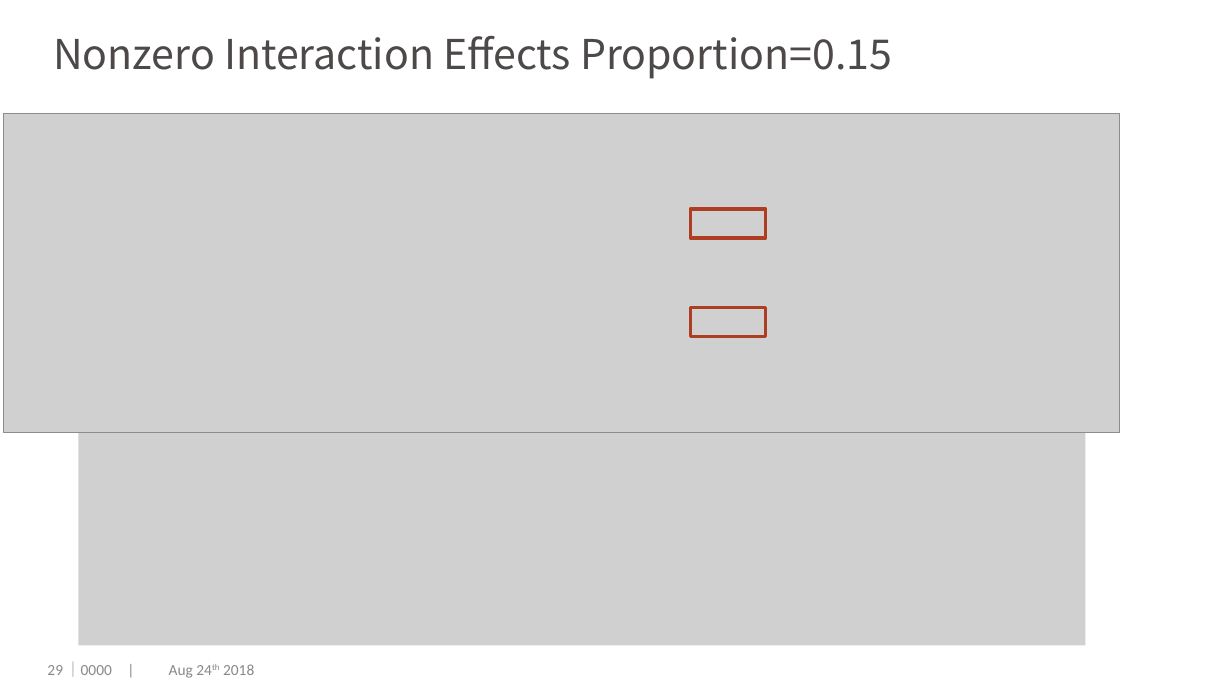
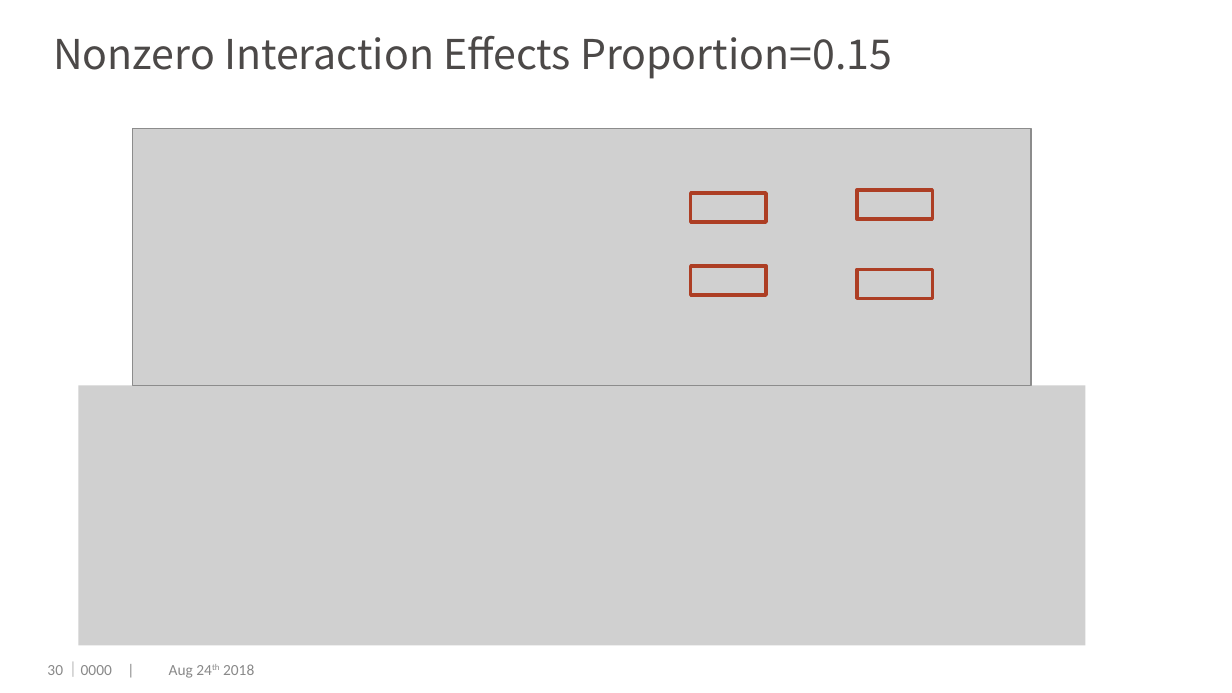
Before and after one commit to dengwx11/GroupLasso, a slide deck: slide 31 of manu & slides/Final.pptx (slide 30 before the commit). Drawn at 1232x693 pixels with LibreOffice and Linux fonts; fonts in the diff are those of the drawing; grey boxes stand for pictures; background and template pictures are left out. Boxes give left, top, right and bottom in pixels: in the first picture for what was removed or moved away, otherwise in the second. Text is boxed around its words. In the diff, an @@ line names an element or a change of style, - is before the commit and + after.

Commit message:
8.21 at work

```diff
--- a/manu & slides/Final.pptx
+++ b/manu & slides/Final.pptx
@@ picture: place and size @@
-picture at box(4, 113, 1120, 432)
+picture at box(133, 128, 1031, 384)
@@ rectangle: place and size @@
-rectangle at box(690, 209, 765, 239)
+rectangle at box(691, 193, 766, 223)
@@ rectangle added at box(857, 190, 933, 219), outline #AD3F25 2 pt @@
@@ rectangle: place and size @@
-rectangle at box(690, 308, 765, 338)
+rectangle at box(691, 266, 766, 296)
@@ rectangle added at box(857, 270, 933, 299), outline #AD3F25 2 pt @@
@@ page number at box(47, 665, 63, 675): text changed @@
-29
+30
```
Also in this commit, not shown: 3 other slides changed, 3 slides added, 4 slides removed.
